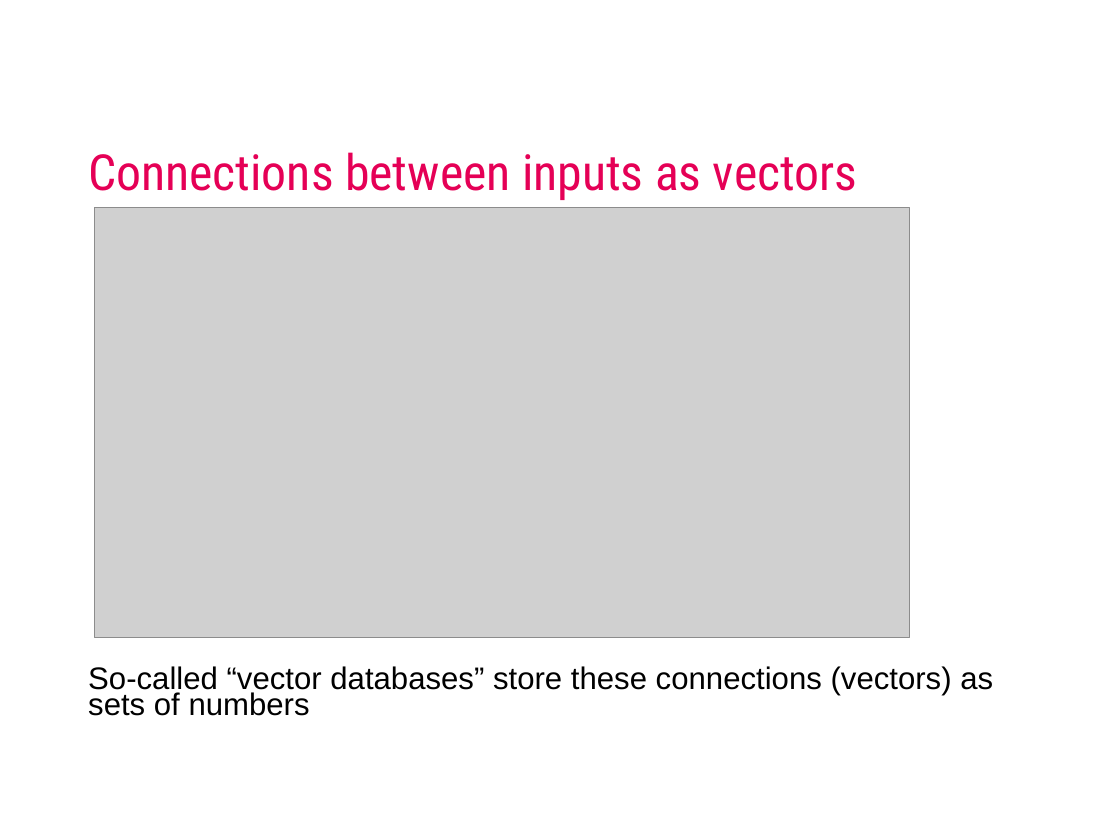
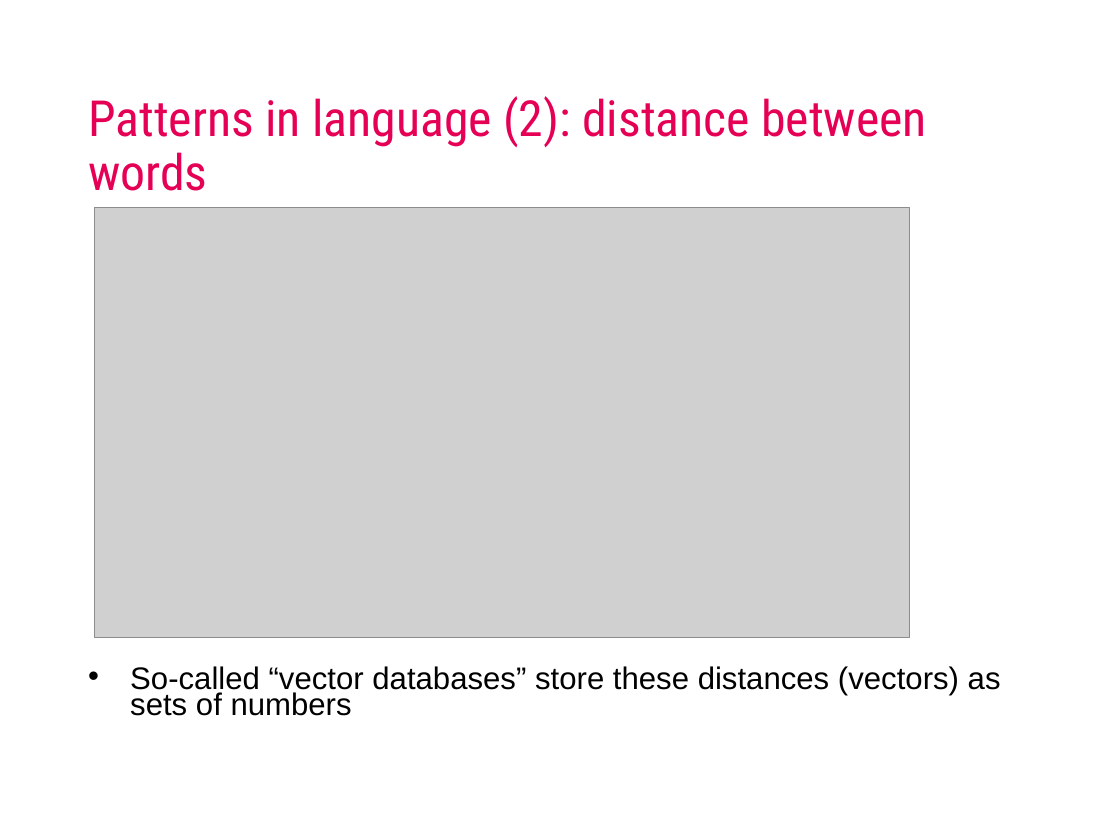
Before and after one commit to mcdejonge/ws-ai-fundamentals-msi, a slide deck: slide 9 of ai fundamentals.pptx (slide 8 before the commit). Drawn at 1120x840 pixels with LibreOffice and Linux fonts; fonts in the diff are those of the drawing; grey boxes stand for pictures; background and template pictures are left out. Boxes give left, top, right and bottom in pixels: in the first picture for what was removed or moved away, otherwise in the second. Text is boxed around its words. In the diff, an @@ line names an element or a change of style, - is before the commit and + after.

```diff
--- a/ai fundamentals.pptx
+++ b/ai fundamentals.pptx
@@ title at [88,96,927,191]: text changed @@
-Connections between inputs as vectors
+Patterns in language (2): distance between words
@@ text at [130,666,1001,716]: text changed @@
-So-called “vector databases” store these connections (vectors) as sets of numbers
+• So-called “vector databases” store these distances (vectors) as sets of numbers
```
Also in this commit, not shown: 4 other slides changed, 1 slide added, 1 slide removed, 1 other file.
